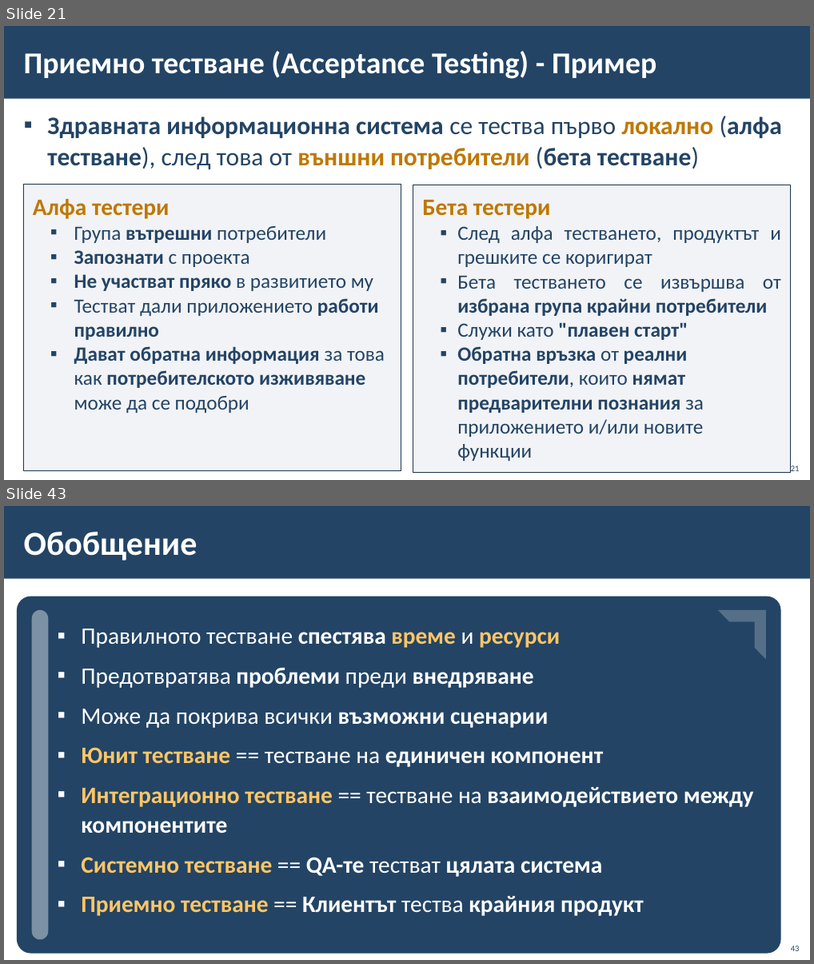
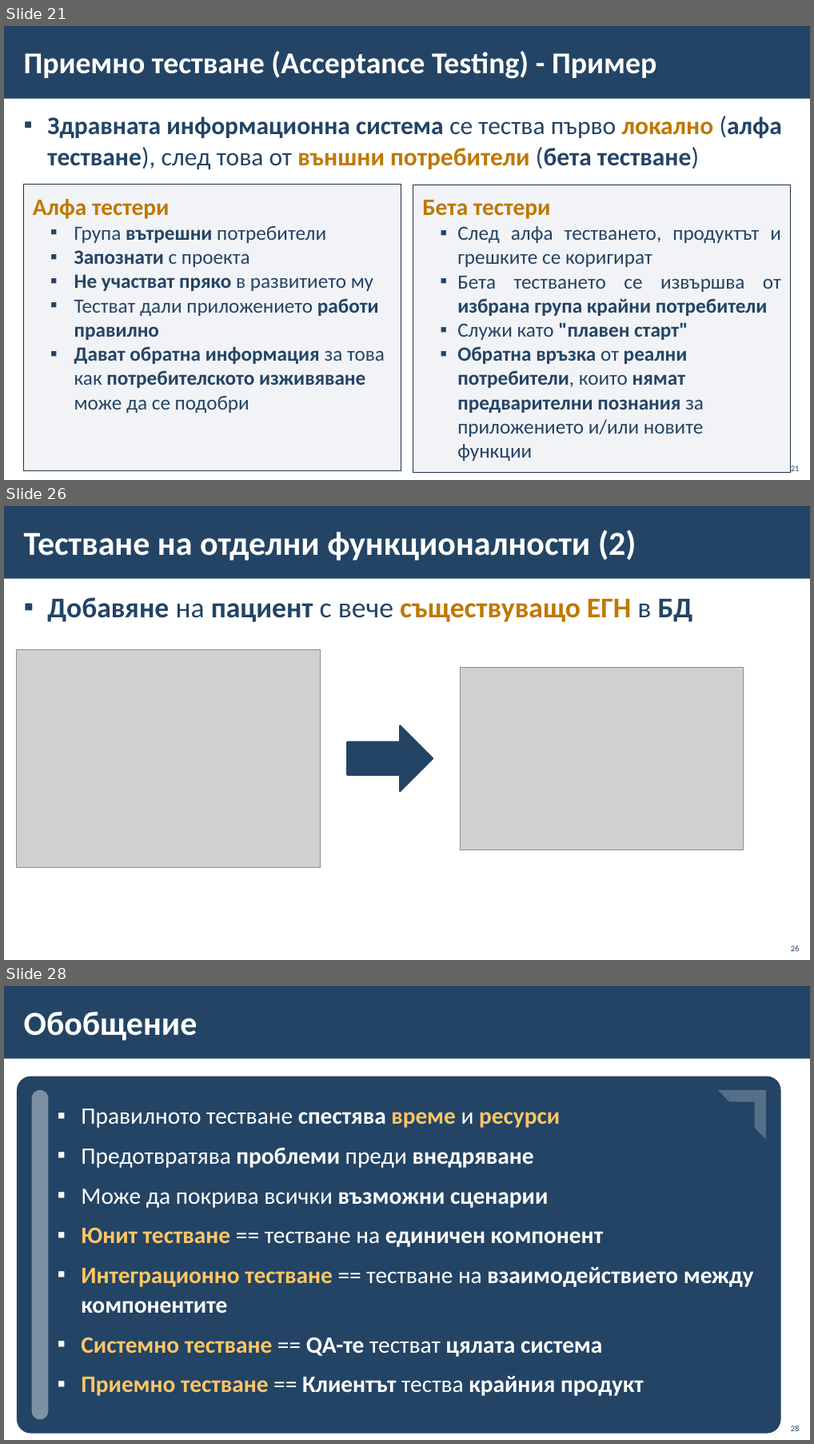
Before and after one commit to BG-IT-Edu/School-Programming, a slide deck: Courses/Software-Sciences/Module-4-Information-Systems-New/13-Information-System-Testing/13-Information-System-Testing.pptx. Shown one above the other, each under a label of ours: slides 21 and 43 before the commit, slides 21, 26 and 28 after it; the slides between them are not shown. The pictures are 814x964 and 814x1444 pixels, drawn with LibreOffice and Linux fonts; fonts in the diff are those of the drawing; grey boxes stand for pictures; background and template pictures are left out. Boxes give left, top, right and bottom in pixels: in the first picture for what was removed or moved away, otherwise in the second. Text is boxed around its words. In the diff, an @@ line names an element or a change of style, - is before the commit and + after.

```diff
--- a/Courses/Software-Sciences/Module-4-Information-Systems-New/13-Information-System-Testing/13-Information-System-Testing.pptx
+++ b/Courses/Software-Sciences/Module-4-Information-Systems-New/13-Information-System-Testing/13-Information-System-Testing.pptx
@@ slide 26 added at [4,506,810,960], background #FFFFFF; not listed: 1 template element that a slide beside it also shows @@
@@ title added at [24,530,636,560], 40 pt, text #FFFFFF, bold @@
+Тестване на отделни функционалности (2)
@@ text added at [47,597,694,622], 34 pt, text #234465, bold @@
+▪ Добавяне на пациент с вече съществуващо ЕГН в БД
@@ picture added at [17,649,320,867] @@
@@ picture added at [460,668,744,850] @@
@@ right arrow added at [348,725,433,791], fill #234465, outline #234465 2 pt @@
@@ page number added at [791,945,800,951], 10 pt, text #234465 @@
+26
@@ what was slide 43 is now slide 28 @@
@@ page number at [791,1425,800,1431]: text changed @@
-43
+28
```
Also in this commit, not shown: 2 slides changed, 4 other slides added, 20 slides removed.
